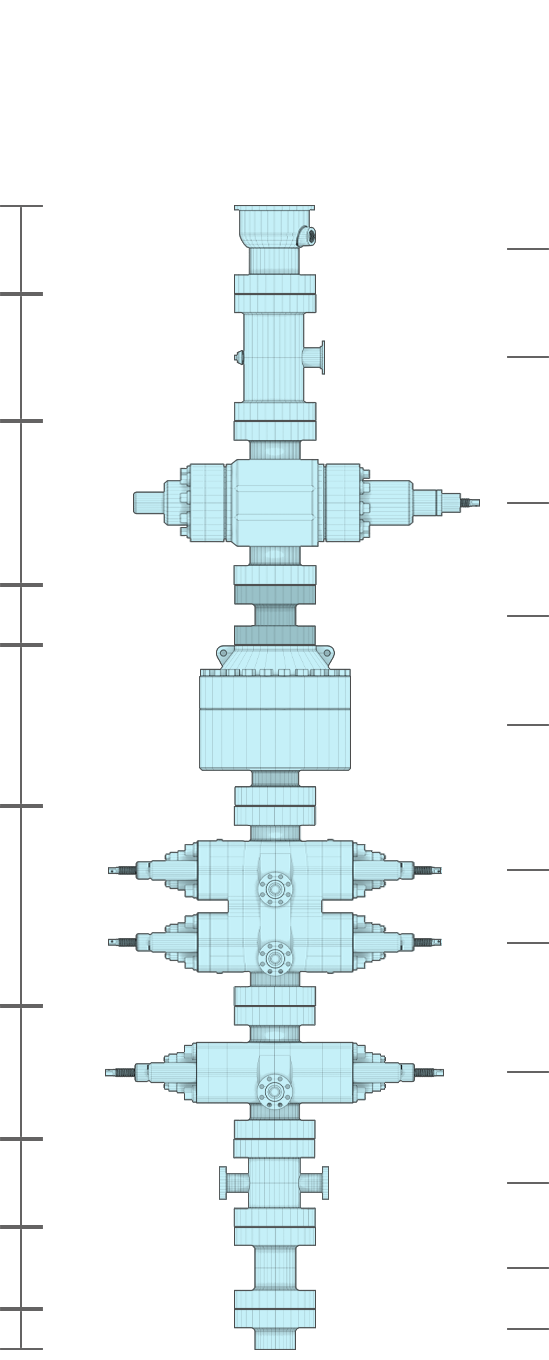
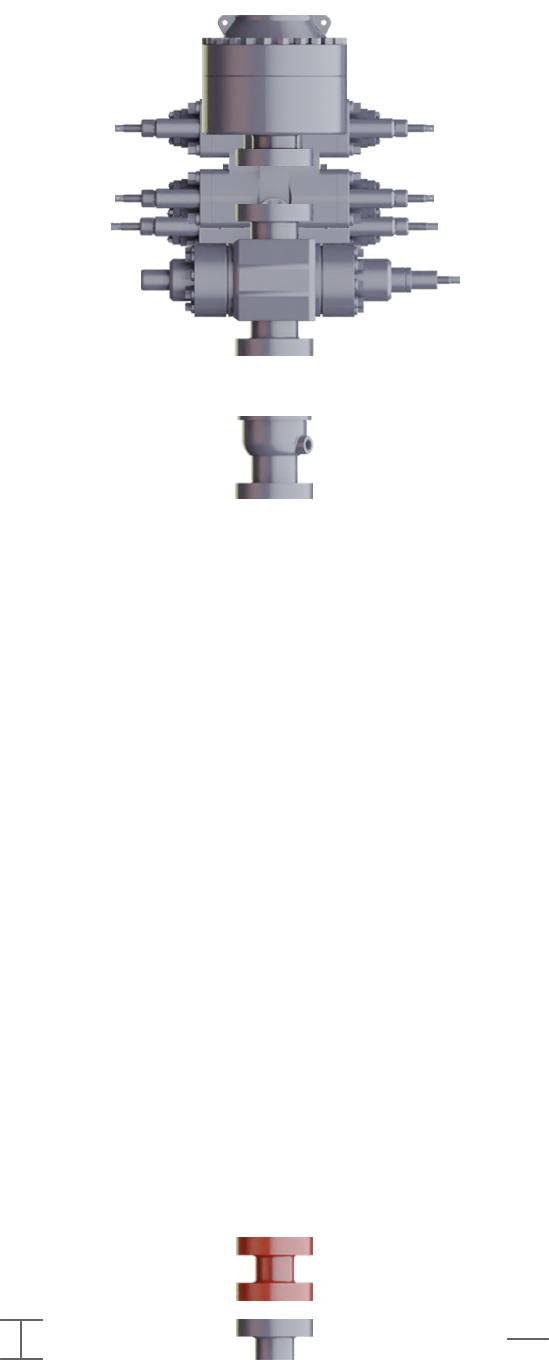
Layer changes from the first 549px x 1360px image to the second:
added layer "annular" above "bell-nipple" over (202, 15, 347, 166)
added layer "bell-nipple" above "Layer 12" over (235, 43, 322, 166)
added layer "Layer 12" above "washington" over (236, 1237, 313, 1301)
added layer "washington" above "gate-valve" over (235, 416, 314, 499)
added layer "gate-valve" above "double" over (141, 204, 460, 356)
added layer "double" (1st of 2) above "single" over (115, 68, 434, 258)
added layer "single" above "cross" over (111, 166, 438, 287)
added layer "cross" above "spool" over (223, 138, 327, 222)
added layer "spool" above "wellhead" over (236, 227, 313, 311)
added layer "wellhead" above "3D" over (0, 1319, 549, 1360)
moved "Layer 2" into group "blue" over (0, 1006, 549, 1139)
moved "Layer 11" into group "blue" over (0, 1309, 549, 1350)
moved "Layer 10" into group "blue" over (0, 205, 549, 294)
moved "Layer 9" into group "blue" over (0, 1227, 549, 1309)
moved "Layer 8" into group "blue" over (0, 421, 549, 585)
moved "Layer 7" into group "blue" over (0, 585, 549, 645)
moved "Layer 6" into group "blue" over (0, 806, 549, 1006)
moved "Layer 5" into group "blue" over (219, 1139, 329, 1227)
moved "Layer 4" into group "blue" over (0, 1139, 549, 1227)
moved "Layer 3" into group "blue" over (0, 294, 549, 421)
moved "Layer 1" into group "blue" over (0, 645, 549, 806)
